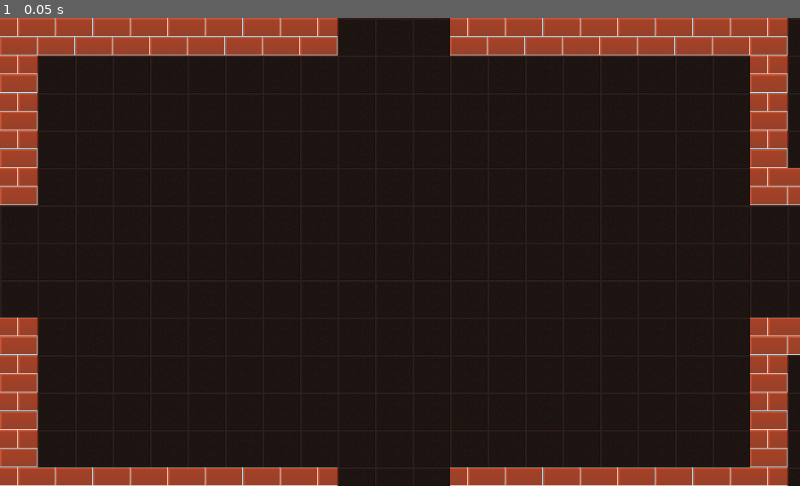
Above: before the commit, frame 1.
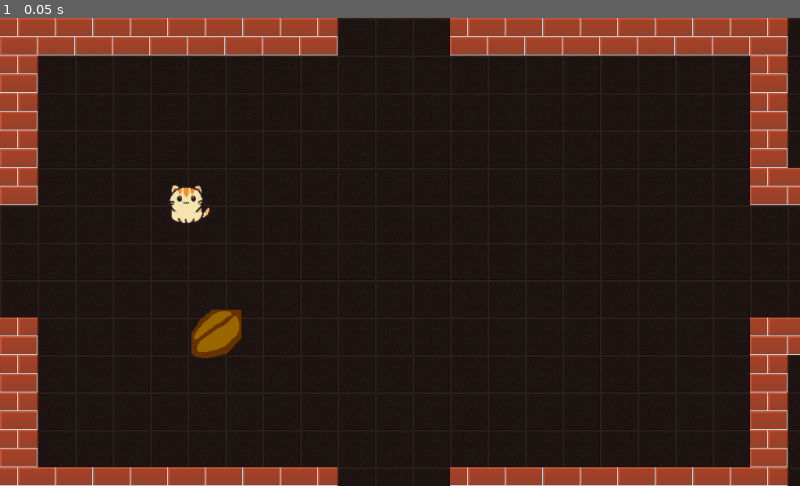
Above: after the commit, the same moment.

Repository: matzebond/FetchTogether
Game: Godot game, scene res://scenes/screens/world.tscn
Two runs of this game, one before a commit and one after it. Both use one fixed random seed, a clock stepped at 60 frames per second and the inputs below. This scene is started directly instead of the project's main scene.
Inputs:
- Up to frame 1 (0.05 s): no input

The runs differ from the first frame. In frame 1, 0.8% of the frame differs, in the area x 21-31%, y 35-73%.

Commit message:
Adding basic item scene and dummy items

Diff:
--- /dev/null
+++ b/scenes/items/cat.tscn
@@ -0,0 +1,17 @@
+[gd_scene load_steps=4 format=2]
+
+[ext_resource path="res://scenes/items/item.tscn" type="PackedScene" id=1]
+[ext_resource path="res://assets/items/cat.png" type="Texture" id=2]
+
+[sub_resource type="SpriteFrames" id=1]
+animations = [ {
+"frames": [ ExtResource( 2 ) ],
+"loop": true,
+"name": "idle",
+"speed": 5.0
+} ]
+
+[node name="Node2D" instance=ExtResource( 1 )]
+
+[node name="animSprite" parent="." index="0"]
+frames = SubResource( 1 )
--- /dev/null
+++ b/scenes/items/coffee.tscn
@@ -0,0 +1,18 @@
+[gd_scene load_steps=4 format=2]
+
+[ext_resource path="res://scenes/items/item.tscn" type="PackedScene" id=1]
+[ext_resource path="res://assets/items/coffee.png" type="Texture" id=2]
+
+[sub_resource type="SpriteFrames" id=1]
+resource_local_to_scene = true
+animations = [ {
+"frames": [ ExtResource( 2 ) ],
+"loop": true,
+"name": "idle",
+"speed": 5.0
+} ]
+
+[node name="Node2D" instance=ExtResource( 1 )]
+
+[node name="animSprite" parent="." index="0"]
+frames = SubResource( 1 )
--- /dev/null
+++ b/scenes/items/item.tscn
@@ -0,0 +1,18 @@
+[gd_scene load_steps=3 format=2]
+
+[ext_resource path="res://assets/items/dummy.png" type="Texture" id=1]
+
+[sub_resource type="SpriteFrames" id=1]
+resource_local_to_scene = true
+animations = [ {
+"frames": [ ExtResource( 1 ) ],
+"loop": true,
+"name": "idle",
+"speed": 5.0
+} ]
+
+[node name="Node2D" type="Node2D"]
+
+[node name="animSprite" type="AnimatedSprite" parent="."]
+frames = SubResource( 1 )
+animation = "idle"
--- a/scenes/map/map.tscn
+++ b/scenes/map/map.tscn
@@ -1,6 +1,8 @@
-[gd_scene load_steps=2 format=2]
+[gd_scene load_steps=4 format=2]
 
 [ext_resource path="res://scenes/map/tileset.tres" type="TileSet" id=1]
+[ext_resource path="res://scenes/items/cat.tscn" type="PackedScene" id=2]
+[ext_resource path="res://scenes/items/coffee.tscn" type="PackedScene" id=3]
 
 [node name="Map" type="Node2D"]
 
@@ -12,3 +14,9 @@
 __meta__ = {
 "_edit_lock_": true
 }
+
+[node name="cat1" parent="." instance=ExtResource( 2 )]
+position = Vector2( 239.729, 239.729 )
+
+[node name="Node2D" parent="cat1" instance=ExtResource( 3 )]
+position = Vector2( 37.4577, 166.312 )
Binary file added: assets/items/cat.png
Not shown, added: assets/items/cat.png.import
Binary file added: assets/items/coffee.png
Not shown, added: assets/items/coffee.png.import
Binary file added: assets/items/dummy.png
Not shown, added: assets/items/dummy.png.import
Binary file added: assets/items/dummy2.png
Not shown, added: assets/items/dummy2.png.import
